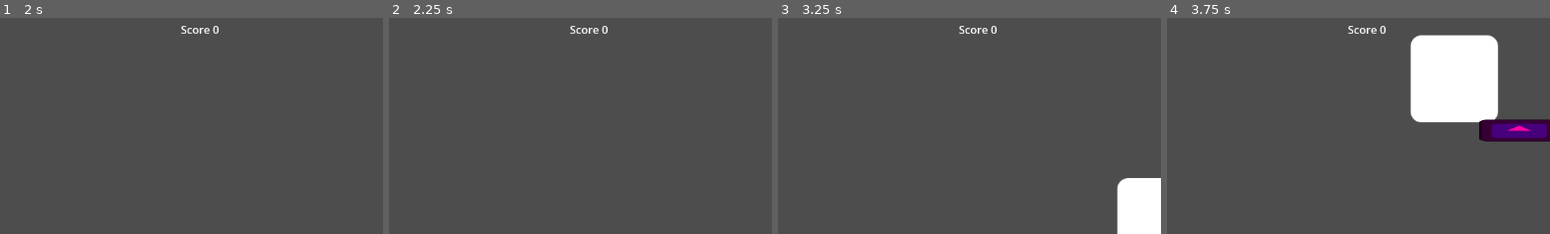
Above: before the commit, frames 1-4 (left to right).
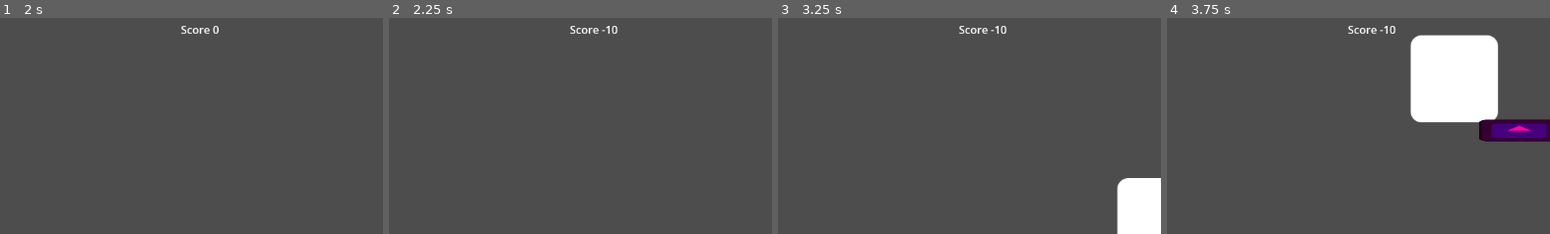
Above: after the commit, the same moments.

Repository: elVariable/gamejam
Game: Godot game, scene res://scences/main.tscn
The game is run twice, just before and just after one commit, with the same random seed, the same clock (stepped at 60 frames per second) and the same inputs. The engine's default icon, where the game draws it, is replaced by a stand-in: a white triangle on a blue panel in a dark square.
Inputs:
- Up to frame 1 (2 s): hold D (Right) 0.53-1.28 s; tap U (Fire0) at 0.6 s; hold S (Down) from 1.28 s (still down); tap I (Fire1) at 1.35 s
- Up to frame 2 (2.25 s): release S (Down) at 2.03 s; hold D (Right) from 2.03 s (still down); tap O (Fire2) at 2.1 s
- Up to frame 3 (3.25 s): release D (Right) at 2.78 s; hold W (Up) from 2.78 s (still down); tap P (Fire3) at 2.85 s
- Up to frame 4 (3.75 s): release W (Up) at 3.53 s; hold A (Left) from 3.53 s (still down); tap U (Fire0) at 3.6 s
The pictures show only the part of the screen within x 50-100%, y 3-53%; the shares and areas given below are measured in that part.

Frame 1 is identical in both runs. In frame 2, 0.1% of the frame differs, in the area x 55-60%, y 3-8%; in frame 3, 0.1%; in frame 4, 0.1%.

Commit message:
Add collision to slots

Diff:
--- a/scripts/player.gd
+++ b/scripts/player.gd
@@ -11,7 +11,7 @@
 func _process(delta):
     movement()
     fire()
-    check_exit()
+    #check_exit()
 
 func movement():
     var move_dir = Input.get_vector("Left", "Right", "Up", "Down")
@@ -39,3 +39,9 @@
 func check_exit():
     if Input.is_action_just_pressed("Exit"):
         get_tree().quit()
+
+func _on_collision_body_entered(_body):
+    print("_on_collision_body_entered")
+    if _body.is_in_group("Enemies"):
+        GameManager.add_score(-10)
+        print("Enemy hit")
